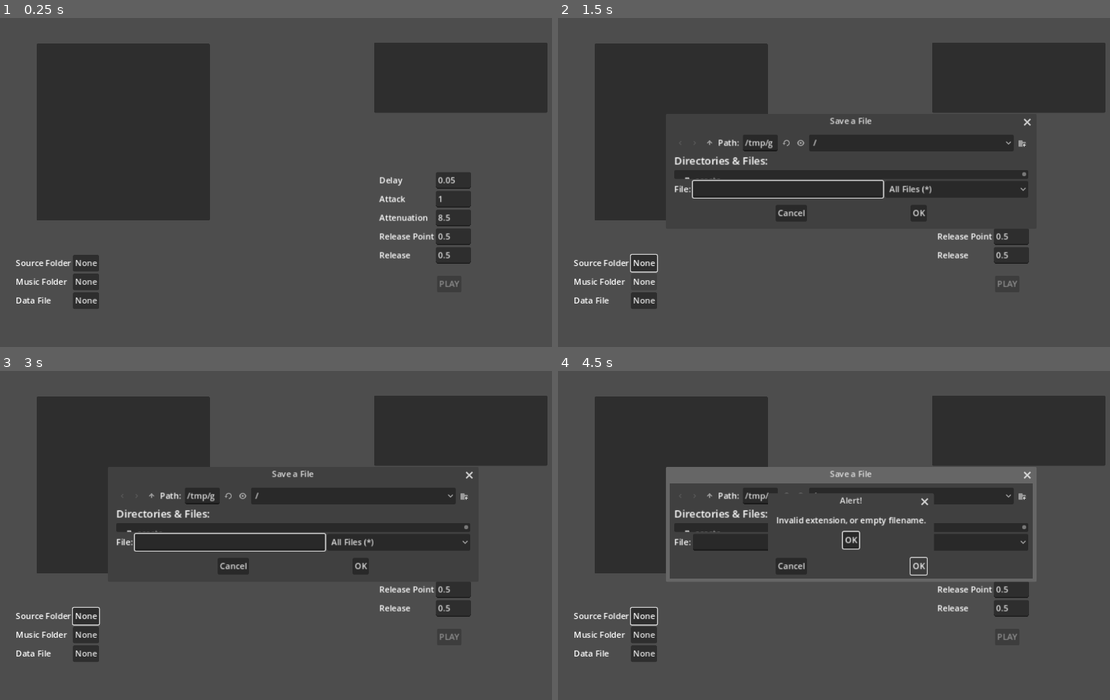
Above: before the commit, frames 1-4 (two rows, left to right).
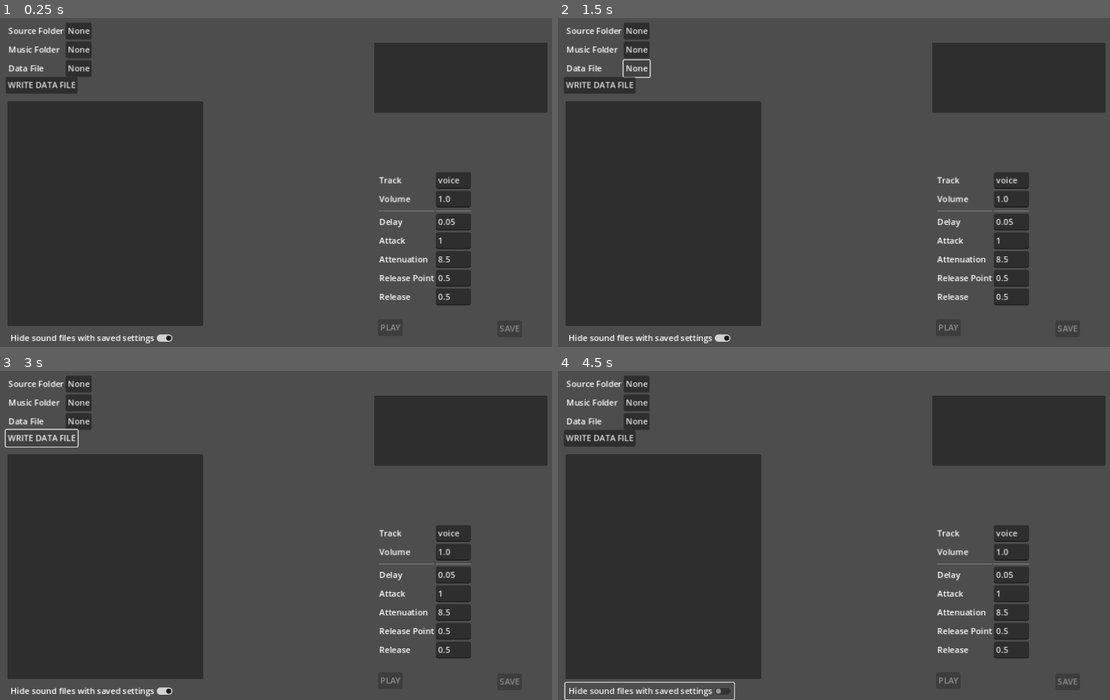
Above: after the commit, the same moments.

Repository: avanwinkle/DuckIt
Game: Godot game, scene res://Ducking.tscn
The game is run twice, just before and just after one commit, with the same random seed, the same clock (stepped at 60 frames per second) and the same inputs. Sound files missing from this copy of the repository are replaced by a short silence.
Inputs (mouse positions are in pixels of both pictures, inside the frame that each line leads up to):
- Up to frame 1 (0.25 s): no input
- Up to frame 2 (1.5 s): click "None" at 0.5 s; click "None" at 1.25 s
- Up to frame 3 (3 s): click "None" at 2 s; click (44, 436) at 2.75 s, where only the run after the commit has a clickable "WRITE DATA FILE"
- Up to frame 4 (4.5 s): click (651, 690) at 3.5 s, where only the run after the commit has a clickable "Hide sound files with saved s…"; click (916, 565) at 4.25 s, where only the run before the commit has a clickable "OK"

The runs differ from the first frame. In frame 1, 21% of the frame differs, in the area x 1-95%, y 1-99%; in frame 2, 26%; in frame 3, 26%; in frame 4, 28%, in the area x 1-95%, y 1-100%.
Error after the commit: Invalid type in static function 'open' in type 'FileAccess'. Cannot convert argument 1 from Nil to String. (res://duckingtest.gd:202)

Commit message:
Support filtering and reading/writing data files

Diff:
--- a/app/Ducking.tscn
+++ b/app/Ducking.tscn
@@ -13,10 +13,10 @@
 
 [node name="SoundList" type="ItemList" parent="."]
 layout_mode = 0
-offset_left = 83.0
-offset_top = 65.0
-offset_right = 416.0
-offset_bottom = 405.0
+offset_left = 27.0
+offset_top = 176.0
+offset_right = 403.0
+offset_bottom = 608.0
 size_flags_horizontal = 3
 size_flags_vertical = 3
 
@@ -36,6 +36,34 @@
 offset_right = 917.0
 offset_bottom = 483.0
 columns = 2
+
+[node name="Label6" type="Label" parent="Settings"]
+layout_mode = 2
+text = "Track"
+
+[node name="track" type="LineEdit" parent="Settings"]
+layout_mode = 2
+text = "voice"
+context_menu_enabled = false
+virtual_keyboard_enabled = false
+
+[node name="Label7" type="Label" parent="Settings"]
+layout_mode = 2
+text = "Volume"
+
+[node name="volume" type="LineEdit" parent="Settings"]
+layout_mode = 2
+text = "1.0"
+context_menu_enabled = false
+virtual_keyboard_enabled = false
+
+[node name="HSeparator" type="HSeparator" parent="Settings"]
+layout_mode = 2
+size_flags_horizontal = 3
+
+[node name="HSeparator2" type="HSeparator" parent="Settings"]
+layout_mode = 2
+size_flags_horizontal = 3
 
 [node name="Label" type="Label" parent="Settings"]
 layout_mode = 2
@@ -89,10 +117,10 @@
 
 [node name="Files" type="GridContainer" parent="."]
 layout_mode = 0
-offset_left = 43.0
-offset_top = 471.0
-offset_right = 83.0
-offset_bottom = 511.0
+offset_left = 29.0
+offset_top = 25.0
+offset_right = 189.0
+offset_bottom = 126.0
 columns = 2
 
 [node name="Label" type="Label" parent="Files"]
@@ -102,6 +130,7 @@
 [node name="SourceFolder" type="Button" parent="Files"]
 layout_mode = 2
 text = "None"
+alignment = 0
 
 [node name="Label3" type="Label" parent="Files"]
 layout_mode = 2
@@ -110,6 +139,7 @@
 [node name="MusicFolder" type="Button" parent="Files"]
 layout_mode = 2
 text = "None"
+alignment = 0
 
 [node name="Label2" type="Label" parent="Files"]
 layout_mode = 2
@@ -118,14 +148,46 @@
 [node name="DataFile" type="Button" parent="Files"]
 layout_mode = 2
 text = "None"
+alignment = 0
 
 [node name="Play" type="Button" parent="."]
 layout_mode = 1
 anchors_preset = -1
 anchor_right = 0.296
 anchor_bottom = 0.5
-offset_left = 852.0
-offset_top = 511.0
-offset_right = 558.008
-offset_bottom = 218.0
+offset_left = 739.0
+offset_top = 595.0
+offset_right = 445.008
+offset_bottom = 302.0
 text = "PLAY"
+
+[node name="Save" type="Button" parent="."]
+layout_mode = 1
+anchors_preset = -1
+anchor_right = 0.296
+anchor_bottom = 0.5
+offset_left = 968.0
+offset_top = 597.0
+offset_right = 674.008
+offset_bottom = 304.0
+text = "SAVE"
+
+[node name="Write" type="Button" parent="."]
+layout_mode = 1
+anchors_preset = -1
+anchor_right = 0.296
+anchor_bottom = 0.5
+offset_left = 24.0
+offset_top = 129.0
+offset_right = -178.992
+offset_bottom = -164.0
+text = "WRITE DATA FILE"
+
+[node name="HideFinished" type="CheckButton" parent="."]
+layout_mode = 0
+offset_left = 27.0
+offset_top = 615.0
+offset_right = 71.0
+offset_bottom = 639.0
+button_pressed = true
+text = "Hide sound files with saved settings"
--- a/app/duckingtest.gd
+++ b/app/duckingtest.gd
@@ -6,14 +6,29 @@
     "music_folder": null
 }
 
+var data = {
+    "__default__": { "track": "voice", "volume": 1.0, "ducking": {
+        "delay": 0.5,
+        "attack": 1.0,
+        "attenuation": 8.5,
+        "release_point": 0.5,
+        "release": 0.5
+    }}
+}
+
 func _ready():
     $Files/SourceFolder.pressed.connect(self.set_source_folder)
     $Files/MusicFolder.pressed.connect(self.set_music_folder)
     $Files/DataFile.pressed.connect(self.set_data_file)
-    $SoundList.item_selected.connect(self.enable_playback)
+    $SoundList.item_selected.connect(self.select_sound)
     $MusicList.item_selected.connect(self.play_music)
     $Play.disabled = true
+    $Save.disabled = true
+    $HideFinished.button_pressed = true
     $Play.pressed.connect(self.play_sound)
+    $Save.pressed.connect(self.save_sound)
+    $Write.pressed.connect(self.write_data_file)
+    $HideFinished.toggled.connect(self.toggle_hiding)
 
     self.load_config()
 
@@ -32,10 +47,12 @@
             if config_file.has_section_key("config", k):
                 config[k] = config_file.get_value("config", k)
     config.music_folder = "/Users/anthony/git/swords-of-vengeance/godot-mc/assets/music"
+    config.data_file = "/Users/anthony/git/swords-of-vengeance/godot-mc/autoloads/sounds.gd"
+    if config.get("data_file"):
+        self.set_data_file(config.data_file)
+        self.read_data_file()
     if config.get("source_folder"):
         self.set_source_folder(config.source_folder)
-    if config.get("data_file"):
-        self.set_data_file(config.data_file)
     if config.get("music_folder"):
         self.set_music_folder(config.music_folder)
     print("Setup with config: %s" % config)
@@ -48,9 +65,19 @@
     if err != OK:
         print("Unable to save config file:", err)
 
-func enable_playback(index=-1):
+func select_sound(index=-1):
     $Play.disabled = false
-    $SoundList.item_selected.disconnect(self.enable_playback)
+    $Save.disabled = false
+    var filename = $SoundList.get_item_text(index)
+    print("Looking for filename %s in settings? %s" % [filename, data.has(filename)])
+    var settings = data.get(filename, data["__default__"])
+    $Settings/track.text = settings.track
+    $Settings/volume.text = str(settings.volume)
+    $Settings/delay.text = str(settings.ducking.delay)
+    $Settings/attack.text = str(settings.ducking.attack)
+    $Settings/attenuation.text = str(settings.ducking.attenuation)
+    $Settings/release_point.text = str(settings.ducking.release_point)
+    $Settings/release.text = str(settings.ducking.release)
 
 func play_music(name):
     var idx = $MusicList.get_selected_items()[0]
@@ -70,14 +97,24 @@
     var path = $SoundList.get_item_metadata(idx)
     print("Playing sound at %s" % path)
 
-
-    SoundPlayer.play("%s" % path, "voice", { "ducking": {
+    SoundPlayer.play("%s" % path, "voice", self.generate_sound_config(), true)
+
+func save_sound():
+    var idx = $SoundList.get_selected_items()[0]
+    var filename = $SoundList.get_item_text(idx)
+    data[filename] = self.generate_sound_config()
+
+func generate_sound_config():
+    return {
+      "track": $Settings/track.text,
+      "volume": float($Settings/volume.text),
+      "ducking": {
         "delay": float($Settings/delay.text),
         "attack": float($Settings/attack.text),
         "attenuation": float($Settings/attenuation.text),
         "release_point": float($Settings/release_point.text),
         "release": float($Settings/release.text)
-    }}, true)
+    }}
 
 func prompt_for_folder():
     var dialog = FileDialog.new()
@@ -97,6 +134,10 @@
         self.parse_directory(path, $SoundList)
         $Files/SourceFolder.text = path
 
+func toggle_hiding(_down):
+    $SoundList.clear()
+    self.parse_directory(config.source_folder, $SoundList)
+
 func set_music_folder(path=""):
     print("Set music folder")
     if path == "":
@@ -108,11 +149,17 @@
 
 func set_data_file(path):
     print("Set data file")
-    config.data_file = path
-    self.save_config()
+    if path == "":
+        config["data_file"] = prompt_for_folder()
+    if path != "":
+      config.data_file = path
+      self.save_config()
+      $Files/DataFile.text = path
 
 func parse_directory(path: String, target: ItemList):
     var assets = []
+    var hide_existing = target == $SoundList and $HideFinished.button_pressed
+    print("Parsing director with path %s, hide_existing is %s" % [path, hide_existing])
     var dir = DirAccess.open(path)
     if not dir:
       print("Unable to open path '%s'" % path)
@@ -126,11 +173,39 @@
       else:
         var suffix = file_name.split(".")[-1]
         if suffix in ["wav", "ogg", "mp3"]:
-          print("Found file %s" % file_name)
-          assets.push_back({"name": file_name.split(".", 1)[0], "path": "%s/%s" % [path, file_name]})
+          #print("Found file %s" % file_name)
+          var short_name = file_name.split(".", 1)[0]
+          if hide_existing and data.has(short_name):
+            pass
+          else:
+            assets.push_back({"name": short_name, "path": "%s/%s" % [path, file_name]})
       file_name = dir.get_next()
     for asset in assets:
-      print("Adding asset '%s'" % asset.name)
+      #print("Adding asset '%s'" % asset.name)
       #b.pressed.connect(self.play_sound.bind(asset.path))
       var idx = target.add_item(asset.name)
       target.set_item_metadata(idx, asset.path)
+
+func read_data_file():
+    #var file = FileAccess.open(config.data_file, FileAccess.READ)
+    #var line = file.get_line()
+    #  while line:
+    #    if
+    #    line = file.get_line()
+    var data_file = ResourceLoader.load(config.data_file)
+    print("Found a data file?")
+    print(data_file)
+    print(data_file.SoundFiles)
+    data = data_file.SoundFiles
+
+func write_data_file():
+    var file = FileAccess.open(config.data_file, FileAccess.WRITE)
+    for line in [
+        "# Auto-generated sound file config",
+        "extends Node",
+        "const SoundFiles = {",
+    ]:
+        file.store_line(line)
+    for k in data.keys():
+        file.store_line('    "%s": %s,' % [k, data[k]])
+    file.store_line("}")
